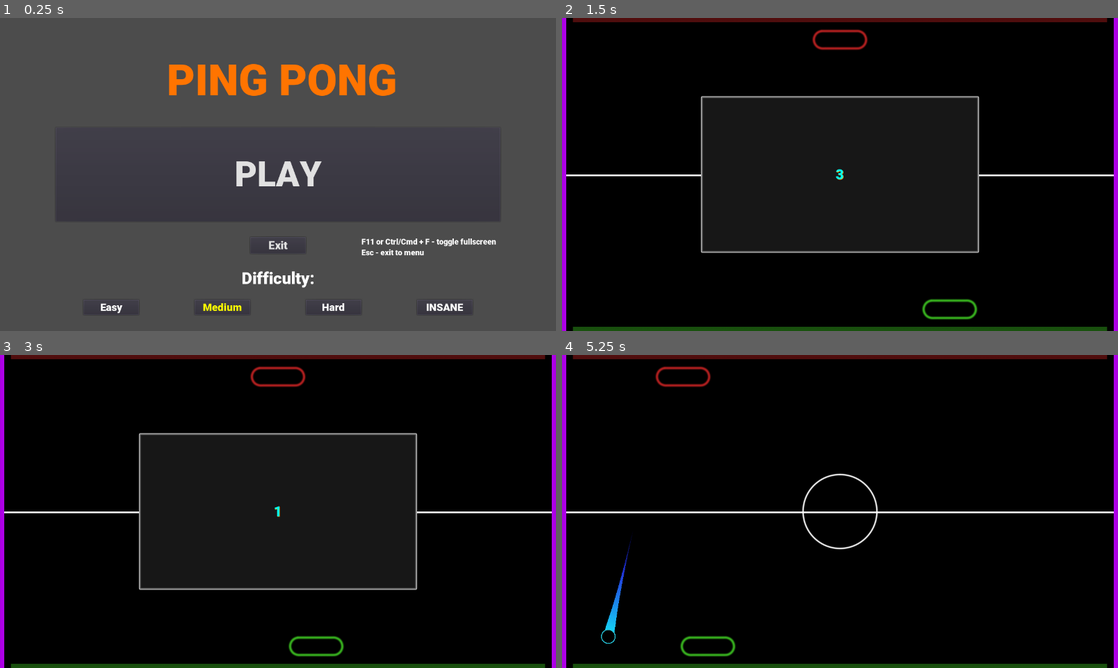
Above: before the commit, frames 1-4 (two rows, left to right).
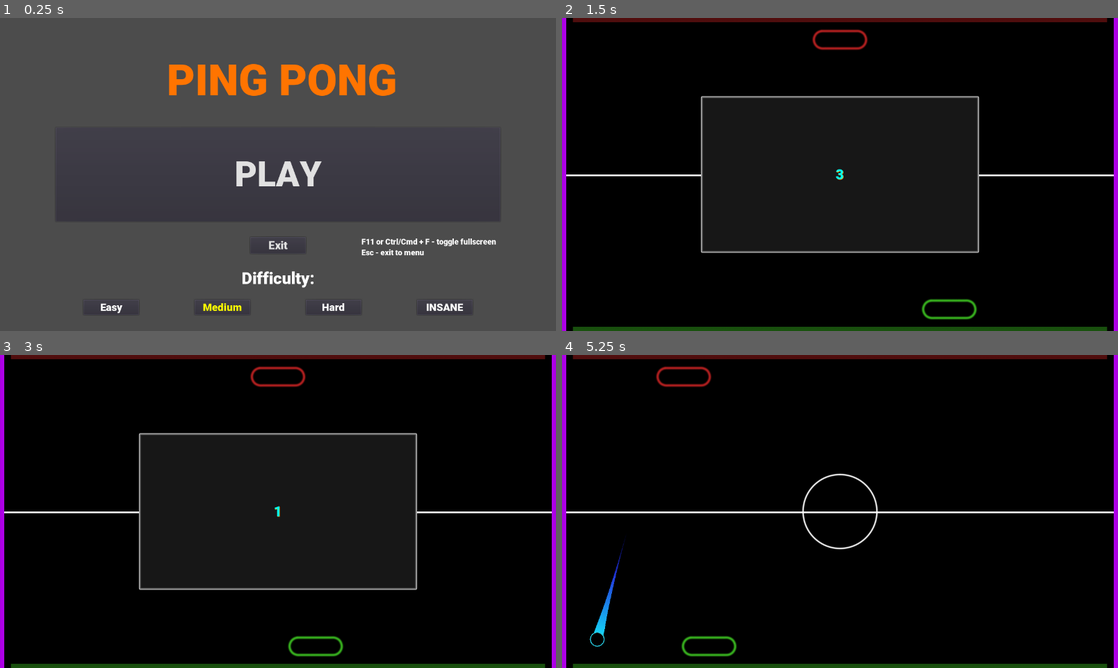
Above: after the commit, the same moments.

Repository: eXCoreX/PingPong
Game: Godot game, scene res://Menu.tscn
Two runs of this game, one before a commit and one after it. Both use one fixed random seed, a clock stepped at 60 frames per second and the inputs below.
Inputs (mouse positions are in pixels of both pictures, inside the frame that each line leads up to):
- Up to frame 1 (0.25 s): no input
- Up to frame 2 (1.5 s): click "PLAY" at 0.5 s; tap Enter at 1.25 s; move the mouse to (962, 158) at 1.27 s; click (962, 158) at 1.42 s
- Up to frame 3 (3 s): move the mouse to (166, 527) at 2.02 s; click (166, 527) at 2.17 s; move the mouse to (333, 442) at 2.77 s; click (333, 442) at 2.92 s
- Up to frame 4 (5.25 s): move the mouse to (812, 574) at 3.52 s; click (812, 574) at 3.67 s; move the mouse to (1006, 558) at 4.27 s; click (1006, 558) at 4.42 s; move the mouse to (673, 464) at 5.02 s; click (673, 464) at 5.17 s

The runs differ from the first frame. In frame 2, less than 0.1% of the frame differs, in the area x 64-75%, y 90-96%; in frame 3, less than 0.1%; in frame 4, 0.7%, in the area x 5-32%, y 4-97%.

Commit message:
more tidying

Diff:
--- a/Enemy.gd
+++ b/Enemy.gd
@@ -38,7 +38,6 @@
 			var ballShape = $"../Ball/CollisionShape2D".shape as CircleShape2D
 			var bPosx_predict = bPos[0] + ((bPos[1] - ballShape.radius - self.position[1] - selfShape.radius) / (-bVel[1])) *  bVel[0]
 			bPosx_predict = clamp(bPosx_predict, 0, OS.window_size[0])
-			print(bPosx_predict)
 			if prev_bPosx_predict != bPosx_predict:
 				#print("Predict: ", bPosx_predict)
 				prev_bPosx_predict = bPosx_predict
--- a/LabelInit.gd
+++ b/LabelInit.gd
@@ -2,4 +2,4 @@
 
 func _ready():
 	self.rect_size = get_parent().rect_size
-	print(rect_size)
+#	print(rect_size)
--- a/Main.gd
+++ b/Main.gd
@@ -25,7 +25,7 @@
 
 
 func _on_exit_confirm():
-	get_tree().change_scene("Menu.tscn")
+	var _sc = get_tree().change_scene("Menu.tscn")
 
 
 func toggle_fullscreen():
--- a/Main.tscn
+++ b/Main.tscn
@@ -62,7 +62,7 @@
 rotation = 1.5708
 shape = SubResource( 1 )
 
-[node name="Sprite2" type="Sprite" parent="Enemy"]
+[node name="Sprite" type="Sprite" parent="Enemy"]
 scale = Vector2( 0.1, 0.1 )
 texture = ExtResource( 1 )
 
--- a/project.godot
+++ b/project.godot
@@ -47,7 +47,7 @@
 
 [physics]
 
-common/physics_fps=120
+common/physics_fps=180
 2d/thread_model=2
 2d/default_gravity=0
 
